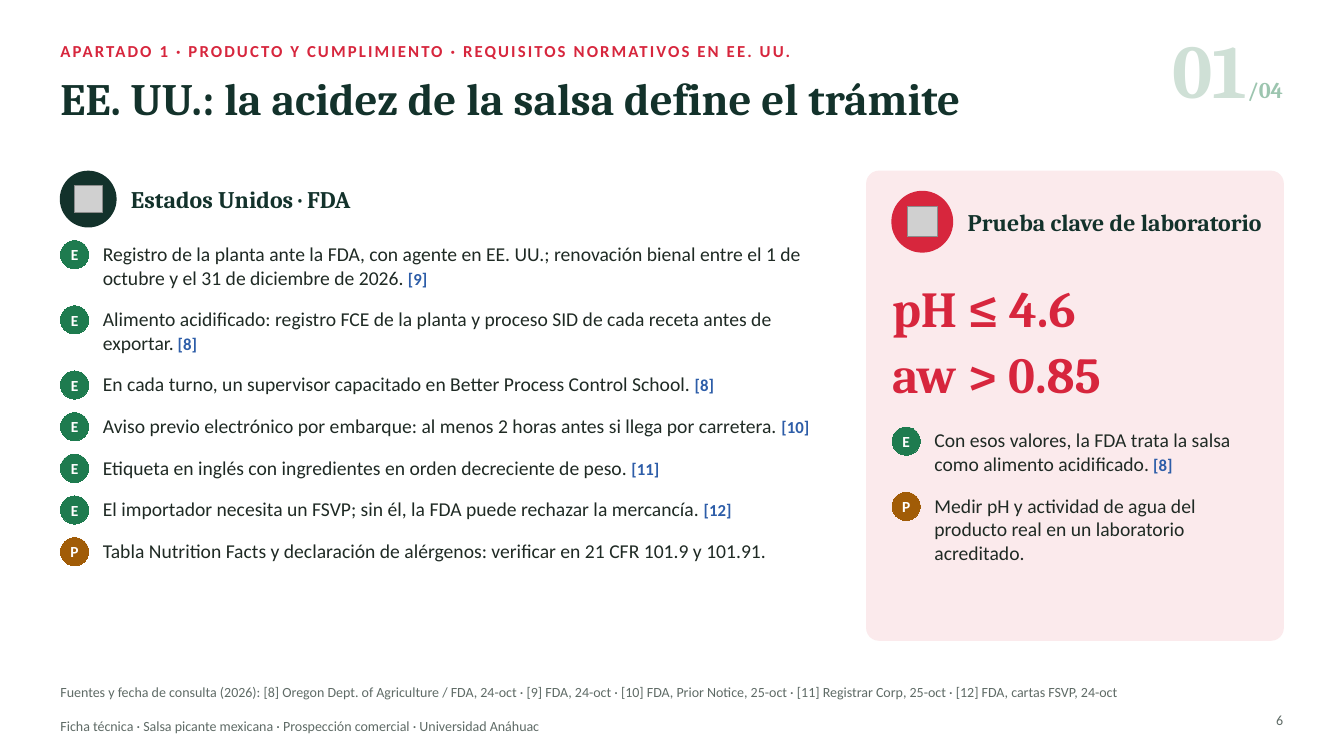
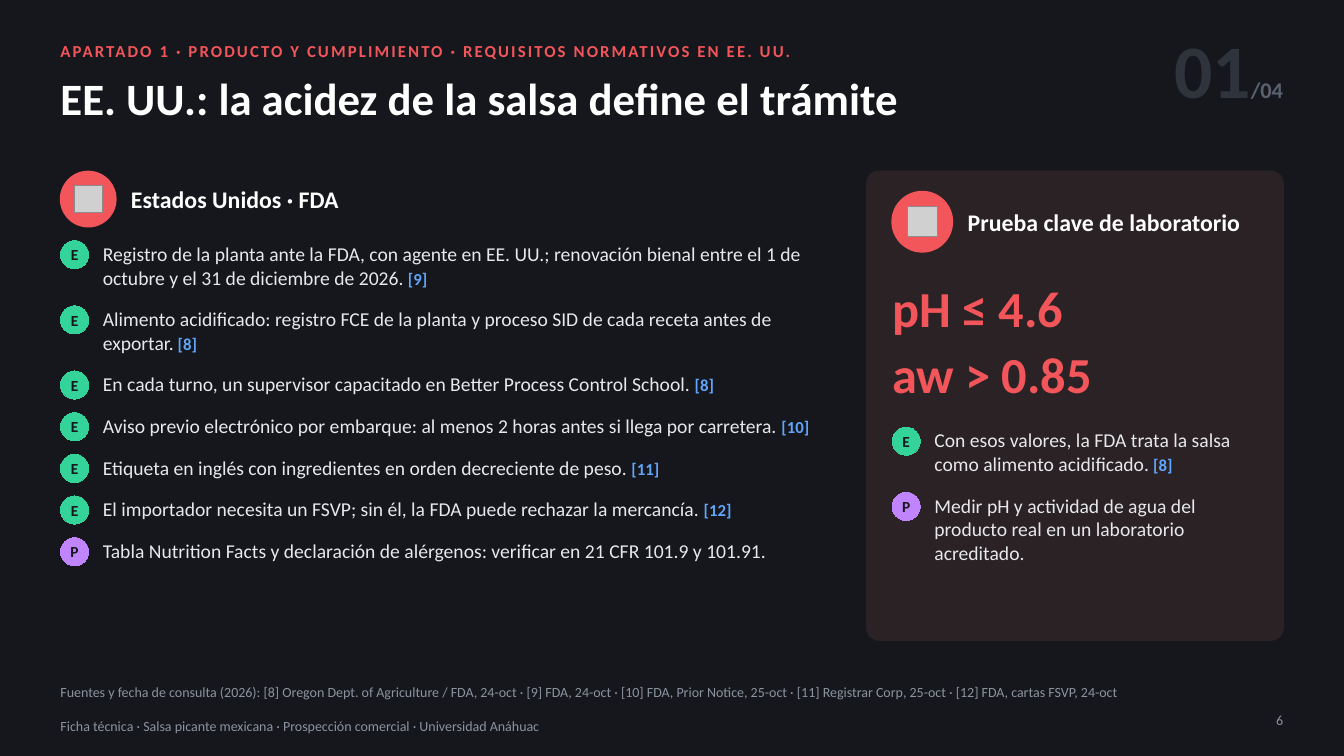
Before and after one commit to psiantonioochoa-design/Arquitectura, a slide deck: slide 6 of comercio-exterior/Ficha técnica · Salsa picante · Viabilidad arancelaria y de mercado.pptx. Drawn at 1344x756 pixels with LibreOffice and Linux fonts; fonts in the diff are those of the drawing; grey boxes stand for pictures. Boxes give left, top, right and bottom in pixels: in the first picture for what was removed or moved away, otherwise in the second. Text is boxed around its words. In the diff, an @@ line names an element or a change of style, - is before the commit and + after.

```diff
--- a/comercio-exterior/Ficha técnica · Salsa picante · Viabilidad arancelaria y de mercado.pptx
+++ b/comercio-exterior/Ficha técnica · Salsa picante · Viabilidad arancelaria y de mercado.pptx
@@ background #FFFFFF to #15171C @@
@@ text "01/04" at [1174, 27, 1283, 119]: font Cambria to Calibri; text colour #CFE0D6 to #2E333C, text colour #9CC5AF to #5A6270 in "01/04" @@
@@ text "APARTADO 1 · PRODUCTO Y ..." at [160, 46, 299, 57]: text colour #D7263D to #F2555A @@
@@ ellipse at [60, 171, 116, 227]: fill #13322B to #F2555A; outline #13322B 1 pt to #F2555A 1 pt @@
@@ rounded rectangle at [867, 171, 1284, 640]: fill #FBEAEC to #2B2226; outline #FBEAEC 1 pt to #2B2226 1 pt @@
@@ ellipse at [892, 192, 953, 252]: fill #D7263D to #F2555A; outline #D7263D 1 pt to #F2555A 1 pt @@
@@ font Cambria to Calibri, text colour #13322B to #FFFFFF in 3 elements at [60, 83, 898, 116], [131, 191, 339, 208], [968, 214, 1240, 231] @@
@@ text "Registro de la planta ante ..." at [103, 247, 800, 288]: text colour #1F2A24 to #E6E8EB; text colour #2D5DA8 to #60A5FA in "[9]" @@
@@ text "pH ≤ 4.6" at [892, 292, 1063, 335]: font Cambria to Calibri, text colour #D7263D to #F2555A @@
@@ text "aw > 0.85" at [892, 358, 1092, 394]: font Cambria to Calibri, text colour #D7263D to #F2555A @@
@@ text "Aviso previo electrónico por embarque: ..." at [103, 419, 809, 437]: text colour #1F2A24 to #E6E8EB; text colour #2D5DA8 to #60A5FA in "[10]" @@
@@ text colour #FFFFFF to #15171C; fill #1E7B4F to #34D399; outline #1E7B4F 0.75 pt to #34D399 0.75 pt in 7 elements at [60, 241, 89, 269], [60, 306, 89, 334], [60, 371, 89, 399], [60, 412, 89, 441], [60, 455, 89, 483], [60, 496, 89, 524], [892, 427, 921, 456] @@
@@ text colour #1F2A24 to #E6E8EB; text colour #2D5DA8 to #60A5FA in "[8]" in 3 elements at [103, 312, 771, 353], [103, 377, 714, 394], [934, 433, 1231, 474] @@
@@ text "Etiqueta en inglés con ingredientes ..." at [103, 461, 659, 479]: text colour #1F2A24 to #E6E8EB; text colour #2D5DA8 to #60A5FA in "[11]" @@
@@ text "El importador necesita un FSVP; ..." at [103, 502, 732, 519]: text colour #1F2A24 to #E6E8EB; text colour #2D5DA8 to #60A5FA in "[12]" @@
@@ ellipse "P" at [892, 492, 921, 520]: text colour #FFFFFF to #15171C; fill #A15C07 to #C084FC; outline #A15C07 0.75 pt to #C084FC 0.75 pt @@
@@ text "Medir pH y actividad de ..." at [934, 499, 1196, 539]: text colour #1F2A24 to #E6E8EB @@
@@ ellipse "P" at [60, 537, 89, 566]: text colour #FFFFFF to #15171C; fill #A15C07 to #C084FC; outline #A15C07 0.75 pt to #C084FC 0.75 pt @@
@@ text "Tabla Nutrition Facts y declaración ..." at [103, 544, 766, 562]: text colour #1F2A24 to #E6E8EB @@
@@ text colour #5F6B66 to #8B93A1 in 3 elements at [60, 687, 1117, 700], [1276, 715, 1283, 725], [60, 721, 539, 733] @@
```
Also in this commit, not shown: 23 other slides changed, 1 other file.
